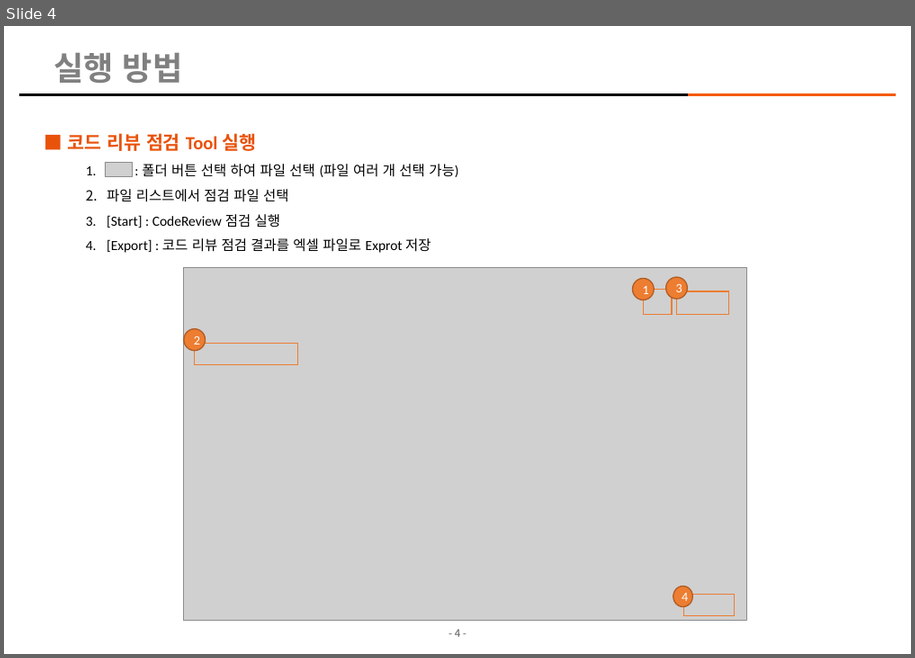
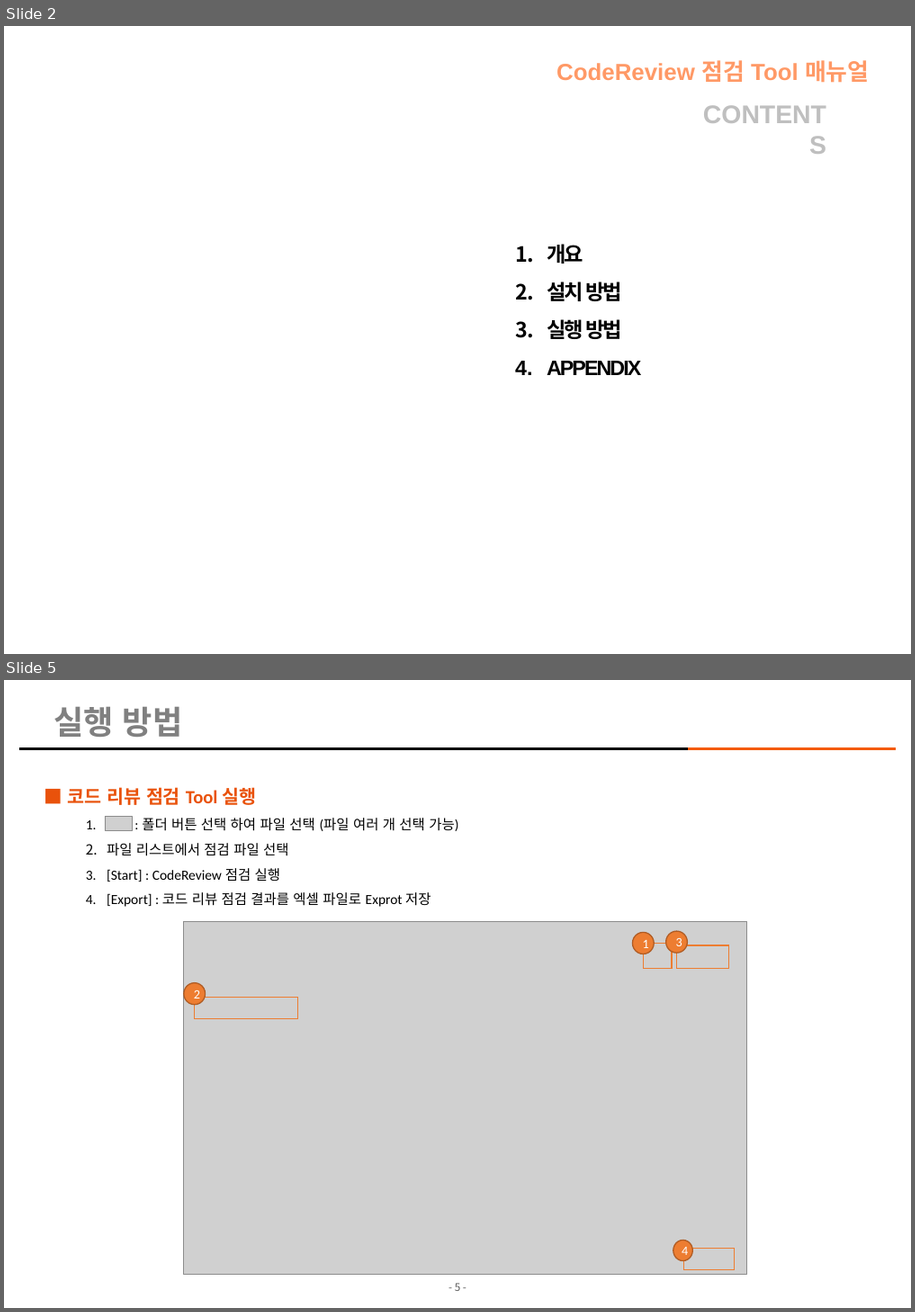
Before and after one commit to kimhopepa/PythonPjt, a slide deck: CodeReviewTool/doc/CodeReview_점검_Tool_매뉴얼.pptx. Shown one above the other, each under a label of ours: slide 4 before the commit, slides 2 and 5 after it; the slides between them are not shown. The pictures are 915x658 and 915x1312 pixels, drawn with LibreOffice and Linux fonts; fonts in the diff are those of the drawing; grey boxes stand for pictures; background and template pictures are left out. Boxes give left, top, right and bottom in pixels: in the first picture for what was removed or moved away, otherwise in the second. Text is boxed around its words. In the diff, an @@ line names an element or a change of style, - is before the commit and + after.

```diff
--- a/CodeReviewTool/doc/CodeReview_점검_Tool_매뉴얼.pptx
+++ b/CodeReviewTool/doc/CodeReview_점검_Tool_매뉴얼.pptx
@@ slide 2 added at <box>4,26,911,654</box>, background picture (left out) @@
@@ text added at <box>557,60,869,83</box>, 20 pt, text #FF9966, bold @@
+CodeReview 점검 Tool 매뉴얼
@@ text added at <box>683,109,836,148</box>, 22 pt, text #BFBFBF, bold @@
+CONTENTS
@@ text added at <box>547,244,641,375</box>, 18 pt, text #000000, bold @@
+1. 개요
+2. 설치 방법
+3. 실행 방법
+4. APPENDIX
@@ what was slide 4 is now slide 5 @@
@@ page number at <box>455,1283,460,1291</box>: text changed @@
-- 4 -
+- 5 -
```
Also in this commit, not shown: 13 slides changed, 1 other file.
